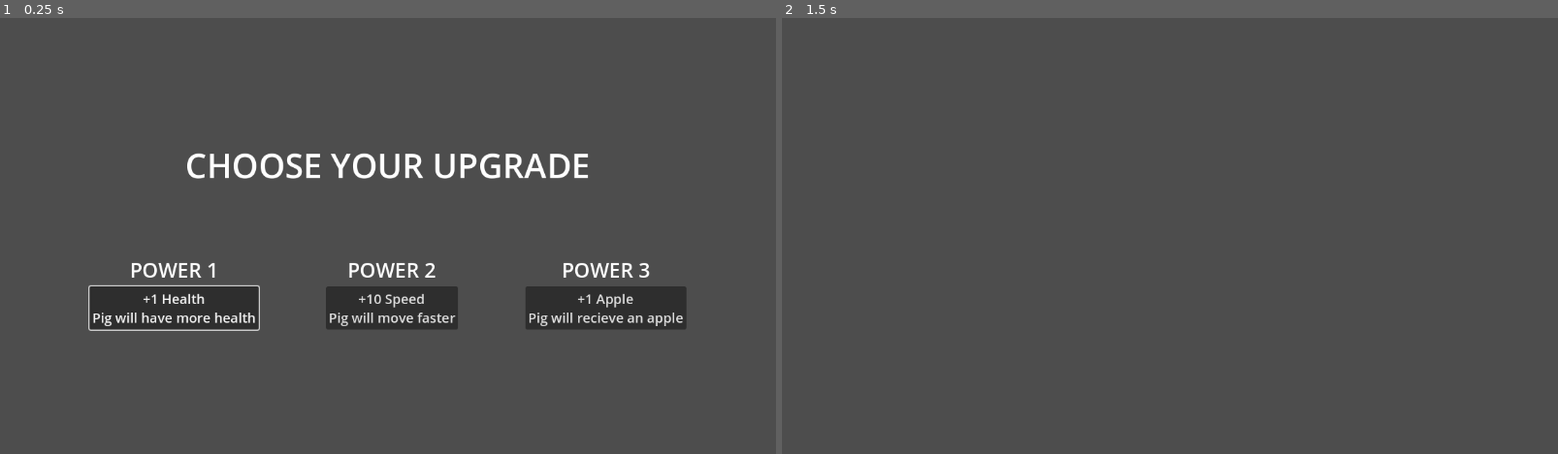
Above: before the commit, frames 1-2 (left to right).
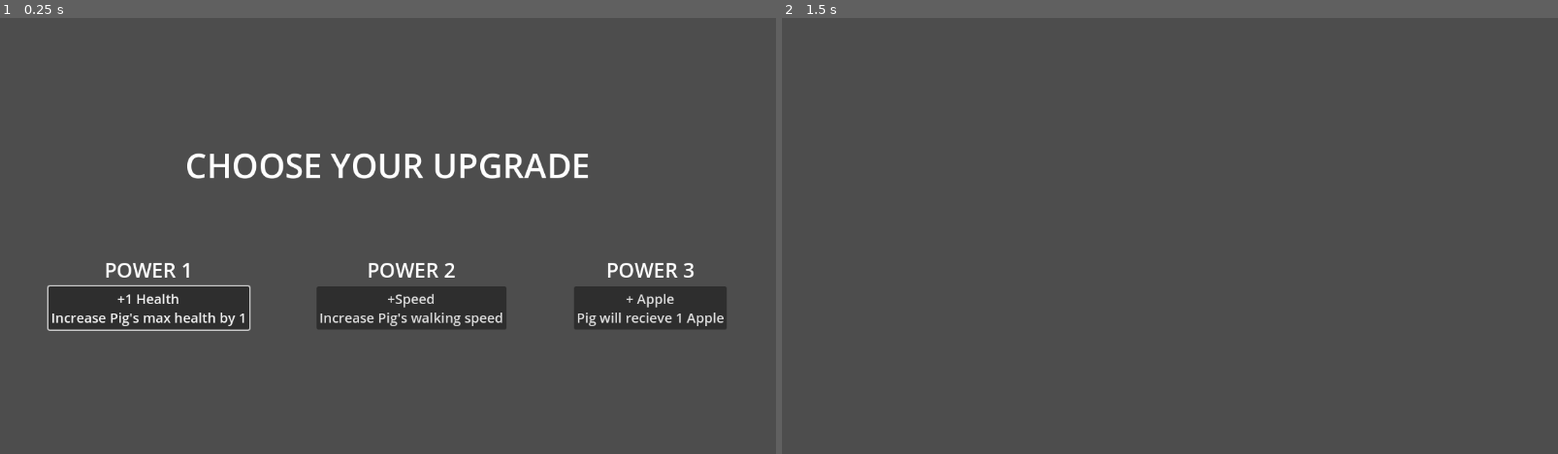
Above: after the commit, the same moments.

Repository: JasonLee4/MaizeRunnerGame
Game: Godot game, scene res://scenes/menus/power_up_screen.tscn
The game is run twice, just before and just after one commit, with the same random seed, the same clock (stepped at 60 frames per second) and the same inputs. This scene is started directly instead of the project's main scene. Sound files missing from this copy of the repository are replaced by a short silence.
Inputs (mouse positions are in pixels of both pictures, inside the frame that each line leads up to):
- Up to frame 1 (0.25 s): no input
- Up to frame 2 (1.5 s): click "+1 Health Pig will have more …" (after the commit: "+1 Health Increase Pig's max …") at 0.5 s; tap Enter at 1.25 s; move the mouse to (1340, 214) at 1.27 s; hold D (right) from 1.28 s (still down); hold F (advance_dialogue) from 1.28 s (still down)

The runs differ from the first frame. In frame 1, 4.4% of the frame differs, in the area x 6-94%, y 56-72%; in frame 2, nothing differs.

Commit message:
edited power up options

Diff:
--- a/globals/globals.gd
+++ b/globals/globals.gd
@@ -4,6 +4,7 @@
 var apple_item : Inv_Item = preload("res://scenes/items/inventory/inv_items/Apple.tres")
 
 var pig
+var pig_speed = 100
 
 ### Health ###
 signal health_change
@@ -96,3 +97,6 @@
 		time_str += "0" + str(secs)
 
 	return time_str
+
+func increase_pig_speed():
+	pig_speed += 50
--- a/scenes/menus/power_up_screen.gd
+++ b/scenes/menus/power_up_screen.gd
@@ -1,30 +1,33 @@
 extends Control
 
-@export var item: Inv_Item
+#@export var item: Inv_Item
 
+var itemArr = ["Torch", "wood", "Apple"]
+var item
 # Called when the node enters the scene tree for the first time.
 func _ready():
 	$VBoxContainer/HBoxContainer/VBoxContainer/Power1.grab_focus()
-
+	var item_name = itemArr.pick_random()
+	item = ResourceLoader.load("res://scenes/items/inventory/inv_items/" + item_name + ".tres")
+	$VBoxContainer/HBoxContainer/VBoxContainer3/Power3.text = "+ "+item_name.capitalize()+"\nPig will recieve 1 " + item_name
 
 # Called every frame. 'delta' is the elapsed time since the previous frame.
 func _process(delta):
 	pass
 
+func next_level():
+	Globals.go_next_lvl()
+	get_tree().change_scene_to_file("res://scenes/dungeon_gen/dungeon_gen.tscn")
 
 func _on_power_1_pressed():
 	Globals.health = Globals.health+1
-	Globals.go_next_lvl()
-	get_tree().change_scene_to_file("res://scenes/dungeon_gen/dungeon_gen.tscn")
+	next_level()
 
 
 func _on_power_2_pressed():
-	Globals.pig.get_node("player_state_machine").get_node("state_moving").max_spd = Globals.pig.get_node("player_state_machine").get_node("state_moving").max_spd+100
-	Globals.go_next_lvl()
-	get_tree().change_scene_to_file("res://scenes/dungeon_gen/dungeon_gen.tscn")
-
+	Globals.increase_pig_speed()
+	next_level()
 
 func _on_power_3_pressed():
 	Globals.inv.insert(item)
-	Globals.go_next_lvl()
-	get_tree().change_scene_to_file("res://scenes/dungeon_gen/dungeon_gen.tscn")
+	next_level()
--- a/scenes/menus/power_up_screen.tscn
+++ b/scenes/menus/power_up_screen.tscn
@@ -1,7 +1,6 @@
-[gd_scene load_steps=3 format=3 uid="uid://dnh2oqn26sp1s"]
+[gd_scene load_steps=2 format=3 uid="uid://dnh2oqn26sp1s"]
 
 [ext_resource type="Script" path="res://scenes/menus/power_up_screen.gd" id="1_k5xjp"]
-[ext_resource type="Resource" uid="uid://bmmxpybkyqxtu" path="res://scenes/items/inventory/inv_items/Apple.tres" id="2_5t6on"]
 
 [node name="Control" type="Control"]
 layout_mode = 3
@@ -11,7 +10,6 @@
 grow_horizontal = 2
 grow_vertical = 2
 script = ExtResource("1_k5xjp")
-item = ExtResource("2_5t6on")
 
 [node name="VBoxContainer" type="VBoxContainer" parent="."]
 layout_mode = 1
@@ -48,7 +46,7 @@
 layout_mode = 2
 theme_override_font_sizes/font_size = 20
 text = "+1 Health
-Pig will have more health"
+Increase Pig's max health by 1"
 
 [node name="VBoxContainer2" type="VBoxContainer" parent="VBoxContainer/HBoxContainer"]
 layout_mode = 2
@@ -63,8 +61,8 @@
 [node name="Power2" type="Button" parent="VBoxContainer/HBoxContainer/VBoxContainer2"]
 layout_mode = 2
 theme_override_font_sizes/font_size = 20
-text = "+10 Speed
-Pig will move faster"
+text = "+Speed
+Increase Pig's walking speed"
 
 [node name="VBoxContainer3" type="VBoxContainer" parent="VBoxContainer/HBoxContainer"]
 layout_mode = 2
@@ -79,8 +77,8 @@
 [node name="Power3" type="Button" parent="VBoxContainer/HBoxContainer/VBoxContainer3"]
 layout_mode = 2
 theme_override_font_sizes/font_size = 20
-text = "+1 Apple
-Pig will recieve an apple"
+text = "+ item
+Pig will recieve an item"
 
 [connection signal="pressed" from="VBoxContainer/HBoxContainer/VBoxContainer/Power1" to="." method="_on_power_1_pressed"]
 [connection signal="pressed" from="VBoxContainer/HBoxContainer/VBoxContainer2/Power2" to="." method="_on_power_2_pressed"]
--- a/scenes/states/state_moving.gd
+++ b/scenes/states/state_moving.gd
@@ -1,7 +1,8 @@
 extends PlayerState
 
-@export var max_spd = 100
+
 @export var accspd = 1500
+var max_spd = Globals.pig_speed
 var can_roll = false
 var move = Vector2.ZERO
 
